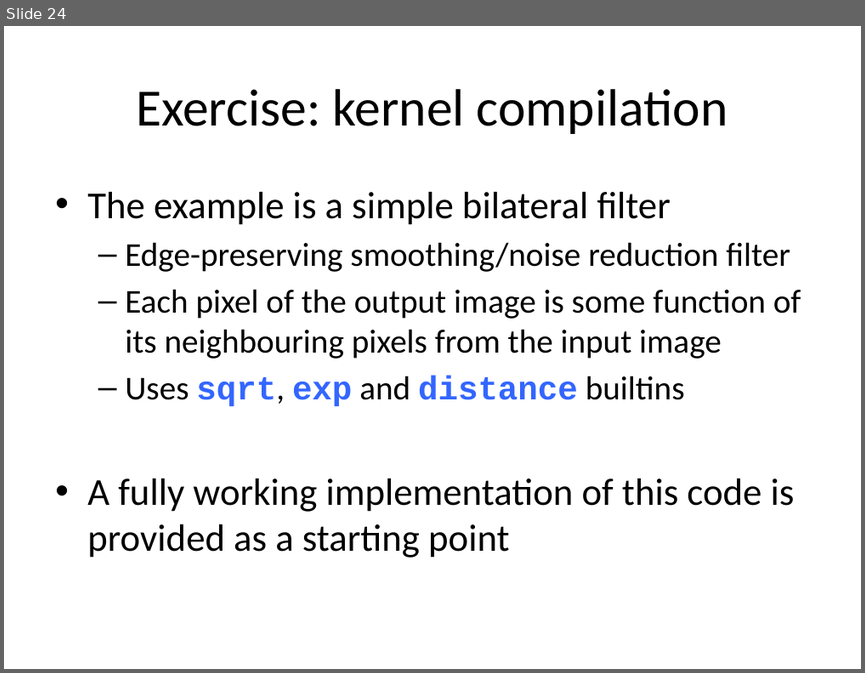
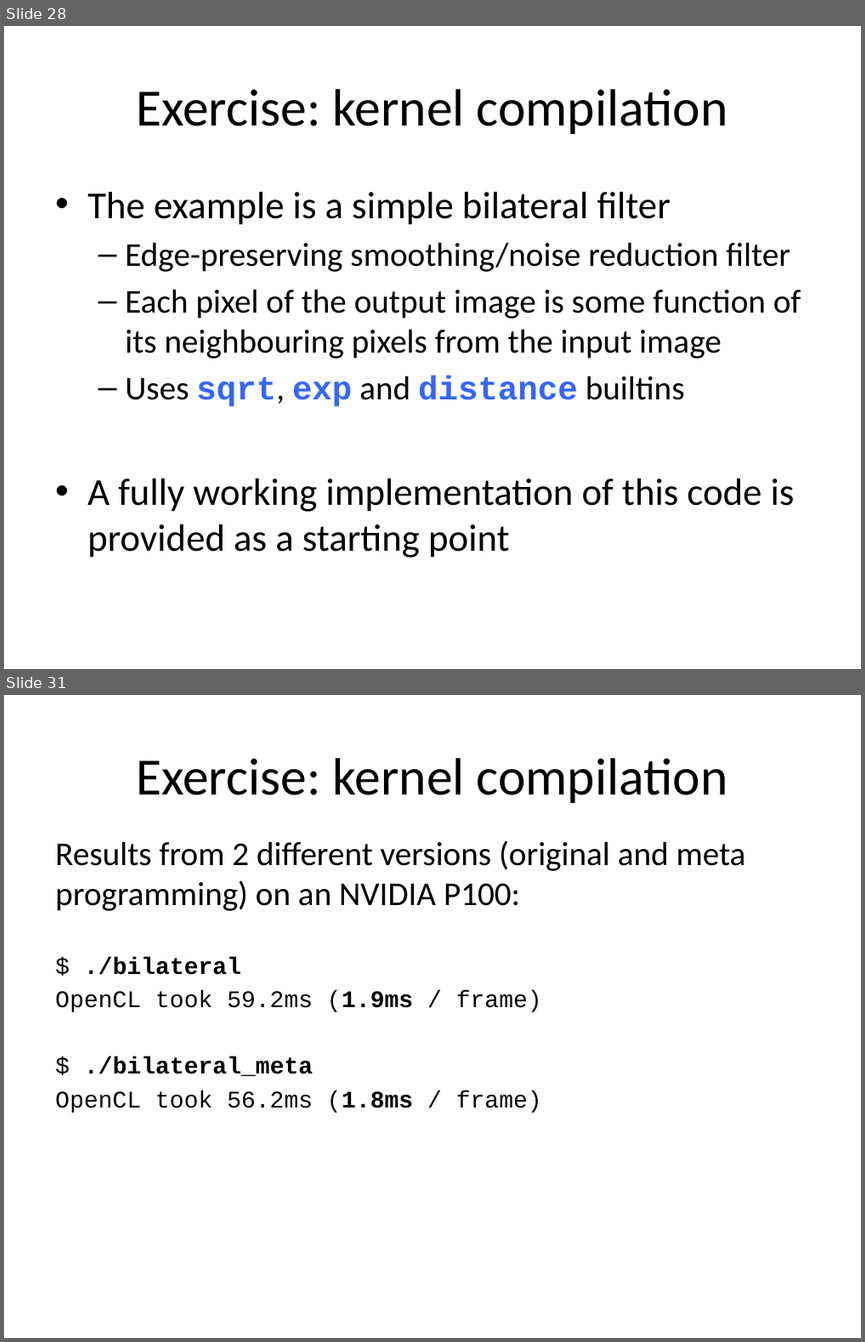
Before and after one commit to UoB-HPC/opencl-training-slides, a slide deck: advanced_part2.pptx. Shown one above the other, each under a label of ours: slide 24 before the commit, slides 28 and 31 after it; the slides between them are not shown. The pictures are 865x673 and 865x1342 pixels, drawn with LibreOffice and Linux fonts; fonts in the diff are those of the drawing. Boxes give left, top, right and bottom in pixels: in the first picture for what was removed or moved away, otherwise in the second. Text is boxed around its words. In the diff, an @@ line names an element or a change of style, - is before the commit and + after.

Commit message:
Ported advanced part 2 slides to C
 - Duplicated and hid the C++ slides, and ported to C
 - Updated Bilateral meta programming results slides to use P100s

```diff
--- a/advanced_part2.pptx
+++ b/advanced_part2.pptx
@@ slide 31 added at (4, 695, 861, 1338), background #FFFFFF @@
@@ title added at (136, 758, 728, 803), 44 pt, text #000000 @@
+Exercise: kernel compilation
@@ text added at (55, 840, 746, 1112), 20 pt, text #000000 @@
+Results from 2 different versions (original and meta programming) on an NVIDIA P100:
+$ ./bilateral
+OpenCL took 59.2ms (1.9ms / frame)
+$ ./bilateral_meta
+OpenCL took 56.2ms (1.8ms / frame)
@@ what was slide 24 is now slide 28 @@
```
Also in this commit, not shown: 7 slides changed, 4 other slides added.
